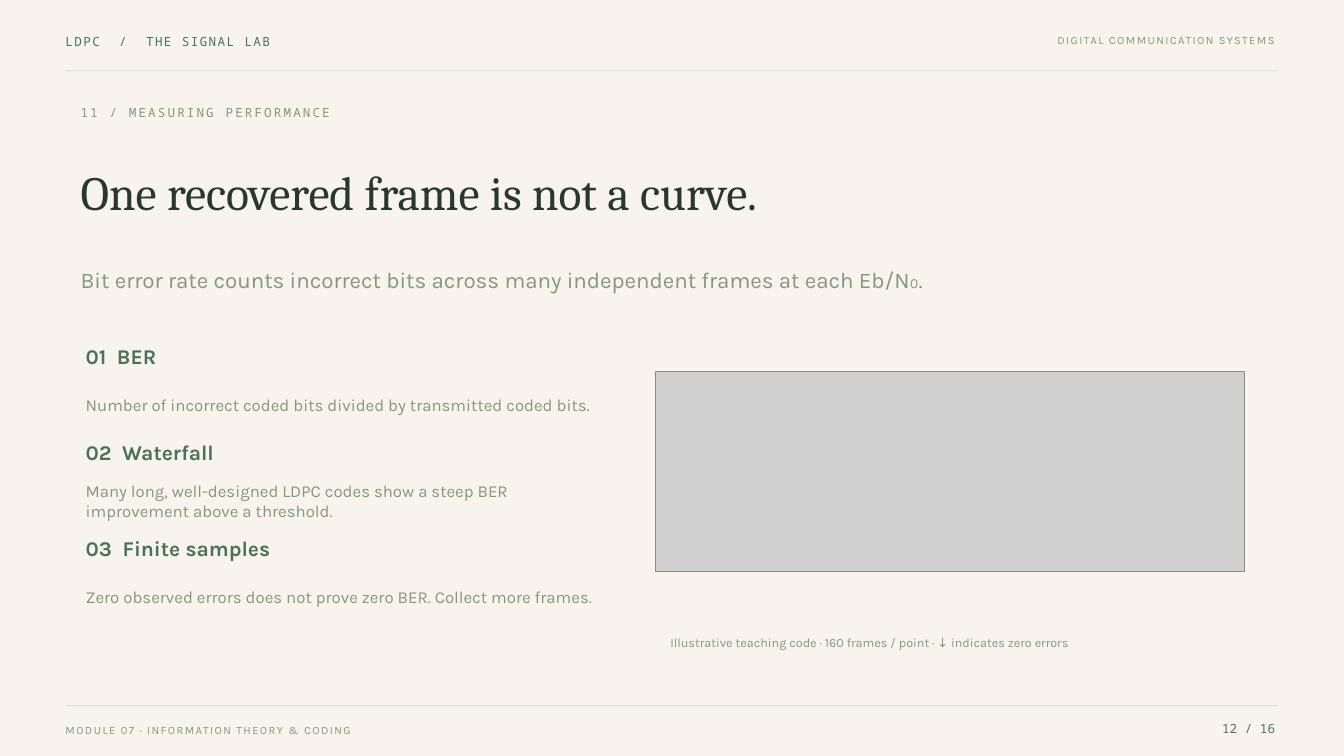
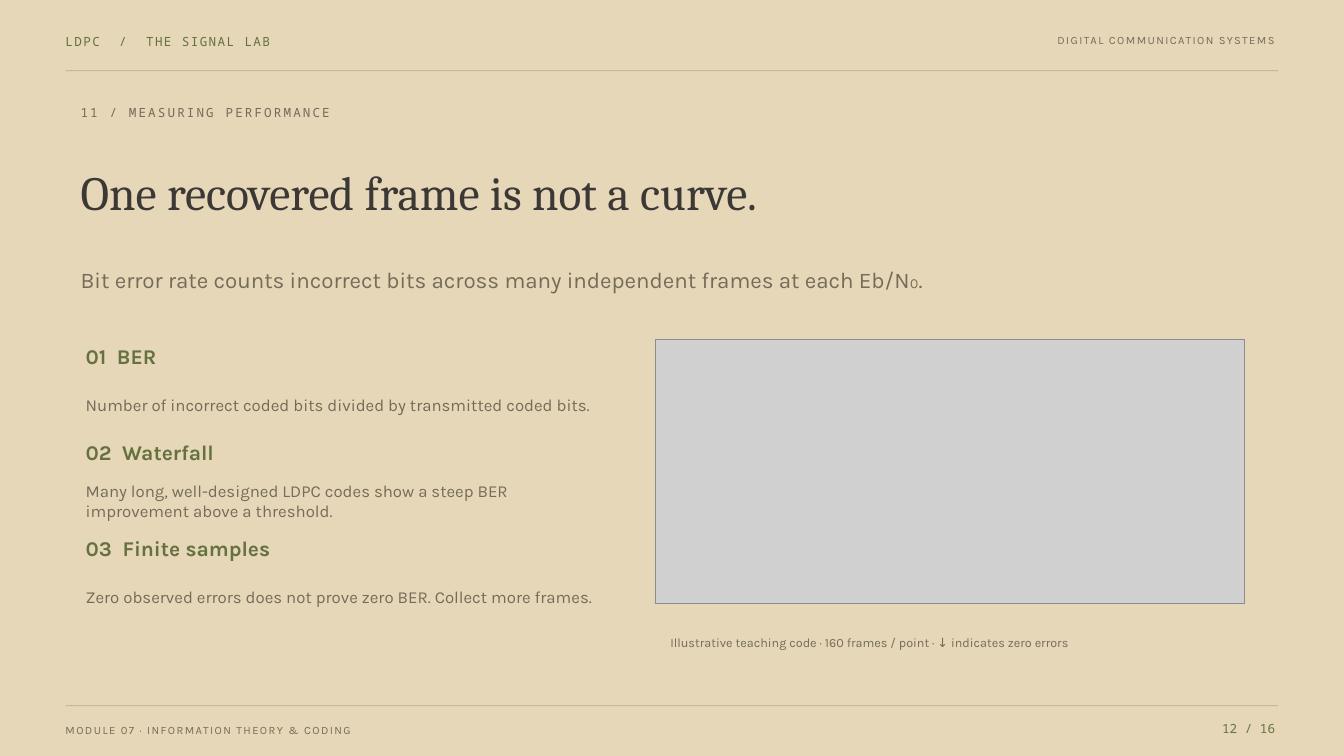
Before and after one commit to NiviDevs/ldpc-lab, a slide deck: slide 12 of dist/assets/LDPC-Seminar.pptx. Drawn at 1344x756 pixels with LibreOffice and Linux fonts; fonts in the diff are those of the drawing; grey boxes stand for pictures. Boxes give left, top, right and bottom in pixels: in the first picture for what was removed or moved away, otherwise in the second. Text is boxed around its words. In the diff, an @@ line names an element or a change of style, - is before the commit and + after.

```diff
--- a/dist/assets/LDPC-Seminar.pptx
+++ b/dist/assets/LDPC-Seminar.pptx
@@ background #F6F4ED to #E5D7B7 @@
@@ line (66, 71) - (1278, 71): stroke #DDE1D3 0.7 pt to #C6B996 0.7 pt @@
@@ text "One recovered frame is not ..." at (81, 176, 757, 211): text colour #29372E to #3C3836 @@
@@ picture: place and size @@
-picture at (655, 371, 1245, 571)
+picture at (655, 340, 1245, 604)
@@ text colour #4C7158 to #65713F in 5 elements at (65, 37, 270, 46), (1222, 724, 1275, 733), (86, 350, 156, 364), (86, 445, 214, 460), (86, 541, 271, 561) @@
@@ text colour #88967B to #756B59 in 8 elements at (877, 30, 1275, 50), (66, 721, 973, 739), (81, 108, 330, 117), (81, 272, 923, 294), (86, 399, 590, 415), (86, 485, 508, 521), (86, 591, 592, 607), (670, 638, 1069, 650) @@
@@ line (66, 706) - (1278, 706): stroke #DDE1D3 0.7 pt to #C6B996 0.7 pt @@
```
Also in this commit, not shown: 15 other slides changed, 15 other files.
